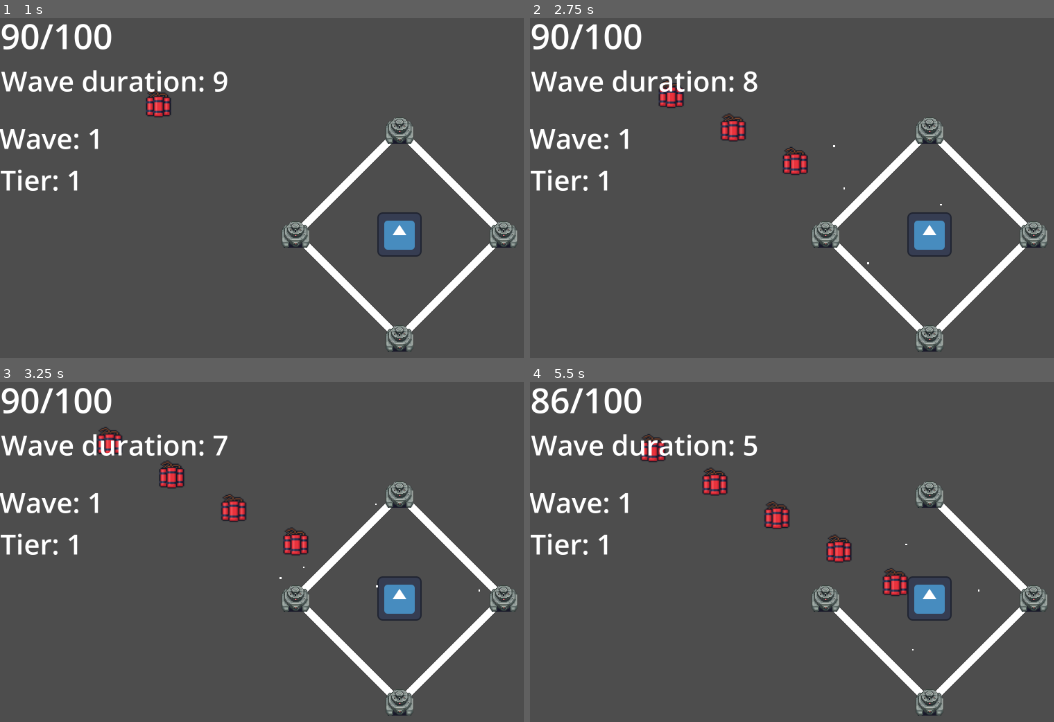
Above: before the commit, frames 1-4 (two rows, left to right).
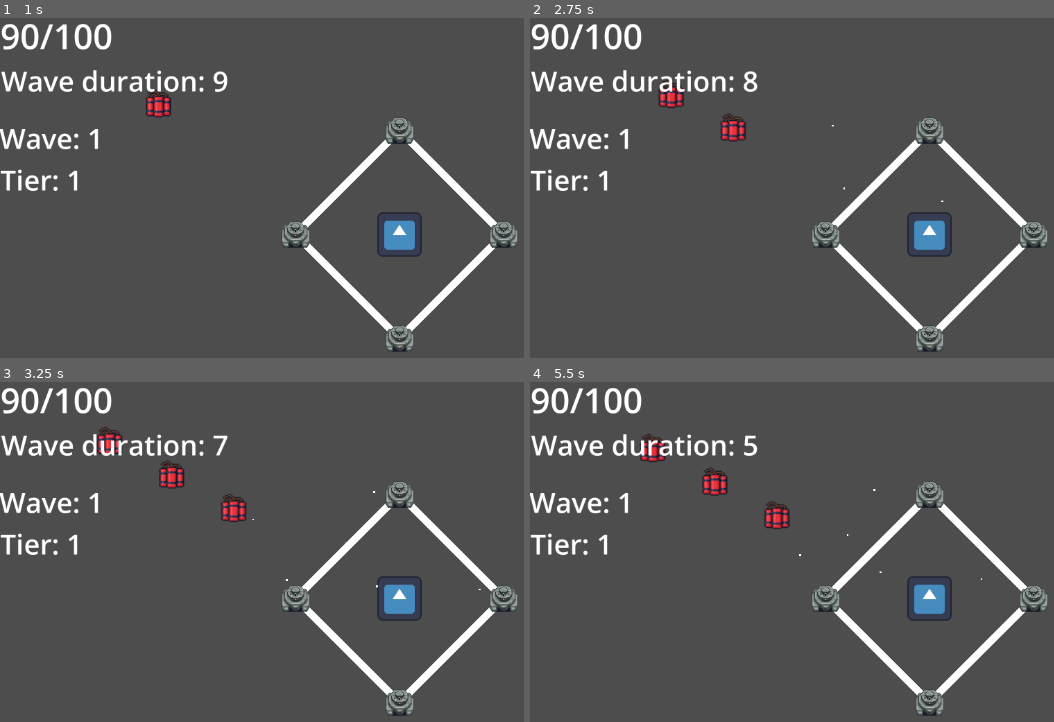
Above: after the commit, the same moments.

Repository: PM-Micael/Project-Tower
Game: Godot game, scene res://Scenes/Game.tscn
Same seed, same stepped clock (60 frames per second), same inputs: the game is played once before the commit and once after it. The engine's default icon, where the game draws it, is replaced by a stand-in: a white triangle on a blue panel in a dark square.
Inputs:
- Up to frame 1 (1 s): no input
- Up to frame 2 (2.75 s): no input
- Up to frame 3 (3.25 s): no input
- Up to frame 4 (5.5 s): no input

Frame 1 is identical in both runs. In frame 2, 0.3% of the frame differs, in the area x 48-80%, y 31-73%; in frame 3, 0.3%; in frame 4, 1.4%, in the area x 0-87%, y 1-80%.

Commit message:
Canon damage is now saved and fetched from json file.

Diff:
--- a/Files/fort_progression.json
+++ b/Files/fort_progression.json
@@ -1,25 +1,30 @@
 {
 	"tier_2": {
-		"canon_slot_cords": {
-			"slot_1": {"x": 0.0, "y": -300.0},
-			"slot_2": {"x": 300.0, "y": 0.0},
-			"slot_3": {"x": 0.0, "y": 300.0},
-			"slot_4": {"x": -300.0, "y": 0.0},
+		"canons_config" : {
+			"canon_slot_cords": {
+				"slot_1": {"x": 0.0, "y": -300.0},
+				"slot_2": {"x": 300.0, "y": 0.0},
+				"slot_3": {"x": 0.0, "y": 300.0},
+				"slot_4": {"x": -300.0, "y": 0.0},
+			},
+			"canon_base_attack": 4
 		},
-		"wall_slots": {
-			"slot_1": {
-				"transform":{"x": 150.0,"y": 150.0, "rotation": -45.0}
-			},
-			"slot_2": {
-				"transform":{"x": -150.0,"y": 150.0, "rotation": 45.0}
-			},
-			"slot_3": {
-				"transform":{"x": -150.0,"y": -150.0, "rotation": -45.0}
-			},
-			"slot_4": {
-				"transform":{"x": 150.0,"y": -150.0, "rotation": 45.0}
-			},
-		}
+		"walls_config": {
+			"wall_slots": {
+				"slot_1": {
+					"transform":{"x": 150.0,"y": 150.0, "rotation": -45.0}
+				},
+				"slot_2": {
+					"transform":{"x": -150.0,"y": 150.0, "rotation": 45.0}
+				},
+				"slot_3": {
+					"transform":{"x": -150.0,"y": -150.0, "rotation": -45.0}
+				},
+				"slot_4": {
+					"transform":{"x": 150.0,"y": -150.0, "rotation": 45.0}
+				},
+			}
+		},
 	},
 	"tier_triangle": {
 		"canon_slot_cords": {
--- a/Scenes/Structures/canon.tscn
+++ b/Scenes/Structures/canon.tscn
@@ -1,6 +1,6 @@
 [gd_scene load_steps=5 format=3 uid="uid://b0k3abpx5lwt7"]
 
-[ext_resource type="Script" uid="uid://buc7rjbhp6ewo" path="res://Scripts/Structures/turret.gd" id="1_4gbb4"]
+[ext_resource type="Script" uid="uid://buc7rjbhp6ewo" path="res://Scripts/Structures/canon.gd" id="1_4gbb4"]
 [ext_resource type="PackedScene" uid="uid://bl6pq5oa013hb" path="res://Scenes/Bullets/bullet.tscn" id="2_6c825"]
 [ext_resource type="Texture2D" uid="uid://bxbhdlkjkhkn7" path="res://Assets/laserturret.png" id="3_hqwwg"]
 
--- a/Scripts/Structures/turret.gd
+++ b/Scripts/Structures/canon.gd
@@ -6,6 +6,7 @@
 @onready var fort_scene = get_tree().get_root().get_node("Game/DefendTower/Fort")
 
 var _time_since_last_attack: float = 0
+var attack_damage: int
 var _target : Node2D = null
 
 func _physics_process(delta: float) -> void:
@@ -82,6 +83,7 @@
 	bullet.global_position = global_position
 	bullet.target = _target
 	bullet.name = "Bullet"
+	bullet.damage += attack_damage
 	fort_scene.spawn_bullet(bullet)
 
 	_target.predicted_current_health -= bullet.damage
--- a/Scripts/Structures/fort.gd
+++ b/Scripts/Structures/fort.gd
@@ -10,6 +10,7 @@
 
 var _tier_number: int
 var _canon_slot_cords: Dictionary
+var _canon_attack: int
 
 var _wall_transforms: Array[Transform2D]
 
@@ -28,9 +29,10 @@
 		_tier_number = db_data["users"]["UID_123"]["progress"]["fort"]["tier"]
 
 	if fort_data:
-		_canon_slot_cords = fort_data["tier_" + str(_tier_number)]["canon_slot_cords"]
+		_canon_slot_cords = fort_data["tier_" + str(_tier_number)]["canons_config"]["canon_slot_cords"]
+		_canon_attack = fort_data["tier_" + str(_tier_number)]["canons_config"]["canon_base_attack"]
 
-		var wall_slots = fort_data["tier_" + str(_tier_number)]["wall_slots"]
+		var wall_slots = fort_data["tier_" + str(_tier_number)]["walls_config"]["wall_slots"]
 
 		for slot_name in wall_slots.keys():
 			var transform_dict = wall_slots[slot_name]["transform"]
@@ -66,6 +68,7 @@
 
 		canon.name = slot_name
 		canon.core_scene = core_scene
+		canon.attack_damage = _canon_attack
 		canons_node.add_child(canon)
 
 func spawn_bullet(bullet: Node2D):
--- a/Scripts/Structures/wall.gd
+++ b/Scripts/Structures/wall.gd
@@ -2,6 +2,12 @@
 
 var maximum_health: int = 5
 var current_health: int = 1
+
+func _init() -> void:
+	_set_stats()
+
+func _set_stats():
+	return
 
 func take_damage(amount: int) -> void:
 	current_health -= amount
--- a/Scripts/Units/bullet.gd
+++ b/Scripts/Units/bullet.gd
@@ -19,5 +19,5 @@
 		move_and_slide()
 	else:
 		if target and target.has_method("take_damage"):
-			target.call("take_damage", 1)
+			target.call("take_damage", damage)
 			queue_free()
--- a/Scripts/Units/enemy.gd
+++ b/Scripts/Units/enemy.gd
@@ -56,7 +56,5 @@
 
 func take_damage(amount: int) -> void:
 	current_health -= amount
-
 	if current_health <= 0:
-
 		queue_free()
Renamed: Scripts/Structures/turret.gd.uid -> Scripts/Structures/canon.gd.uid
Not shown, changed: pipeline.txt
